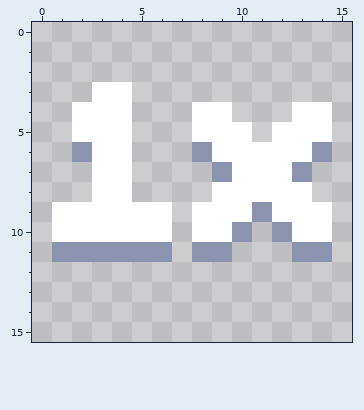
Pixel-art sprite: Assets/Icons/NormalSpeed.png. Above, as it was before the edit.
The file is 16x16 pixels.
The result:
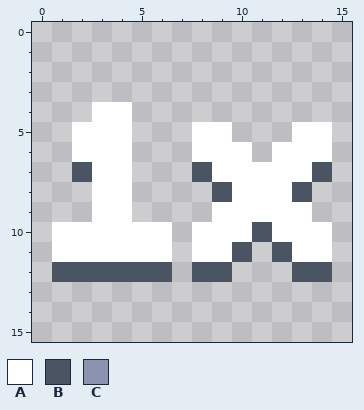
Palette (. is transparent): A #ffffff  B #4a5462  C #8b93af
Edits made:
{"y":3,"x":3,"old":"AA","new":".."}
{"y":4,"x":2,"old":"A","new":"."}
{"y":4,"x":8,"old":"AA","new":".."}
{"y":4,"x":13,"old":"AA","new":".."}
{"y":5,"x":10,"old":"A","new":"."}
{"y":5,"x":12,"old":"A","new":"."}
{"y":6,"x":2,"old":"C","new":"A"}
{"y":6,"x":8,"old":"C","new":"A"}
{"y":6,"x":11,"old":"A","new":"."}
{"y":6,"x":14,"old":"C","new":"A"}
{"y":7,"x":2,"old":".","new":"B"}
{"y":7,"x":8,"old":".C","new":"BA"}
{"y":7,"x":13,"old":"C.","new":"AB"}
{"y":8,"x":9,"old":"A","new":"B"}
{"y":8,"x":13,"old":"A","new":"B"}
{"y":9,"x":1,"old":"AA","new":".."}
{"y":9,"x":5,"old":"AA","new":".."}
{"y":9,"x":8,"old":"A","new":"."}
{"y":9,"x":11,"old":"C","new":"A"}
{"y":9,"x":14,"old":"A","new":"."}
{"y":10,"x":10,"old":"C.C","new":"ABA"}
{"y":11,"x":1,"old":"CCCCCC","new":"AAAAAA"}
{"y":11,"x":8,"old":"CC.","new":"AAB"}
{"y":11,"x":12,"old":".CC","new":"BAA"}
{"y":12,"x":1,"old":"......","new":"BBBBBB"}
{"y":12,"x":8,"old":"..","new":"BB"}
{"y":12,"x":13,"old":"..","new":"BB"}
{"label":"changed","picture_box":[52,82,332,282]}
